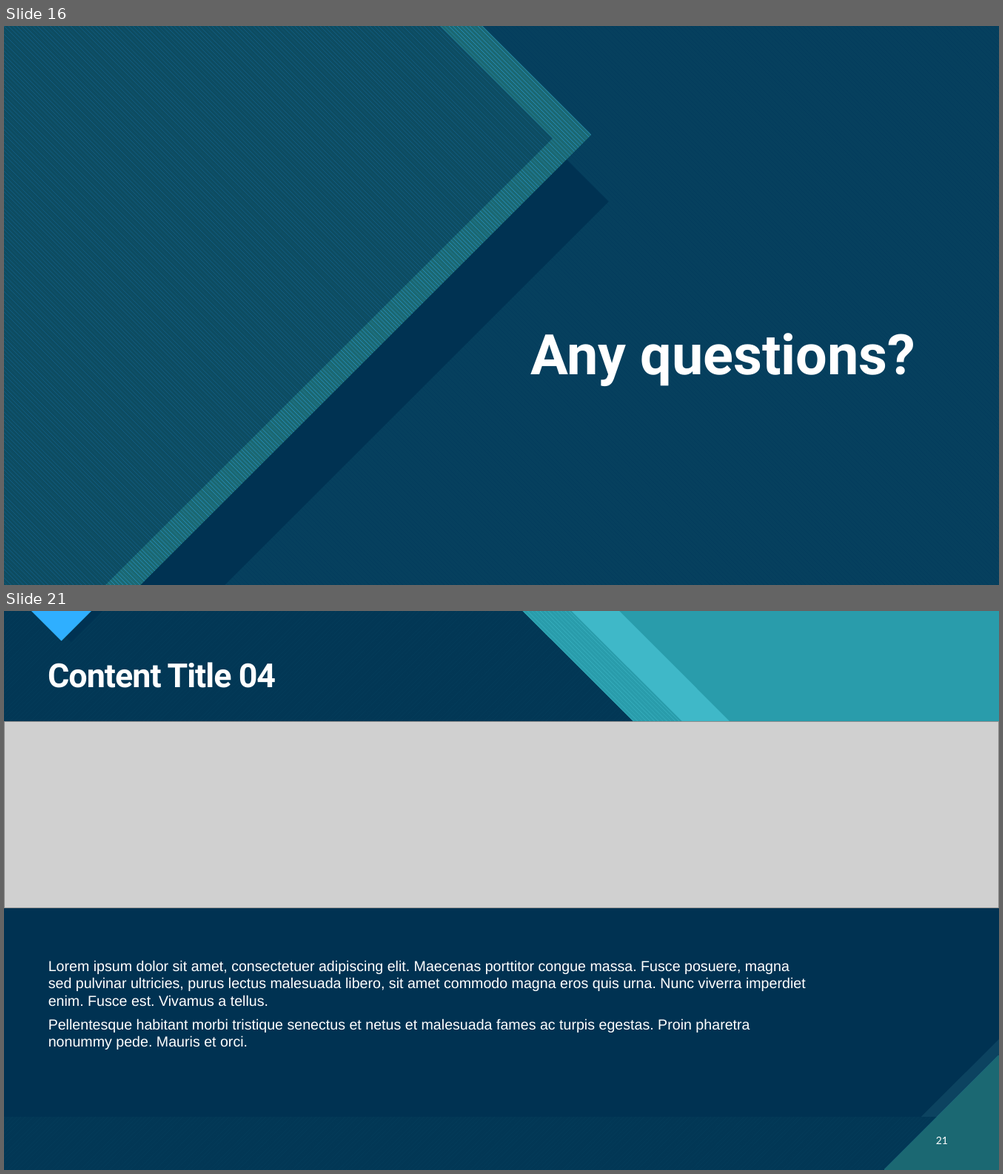
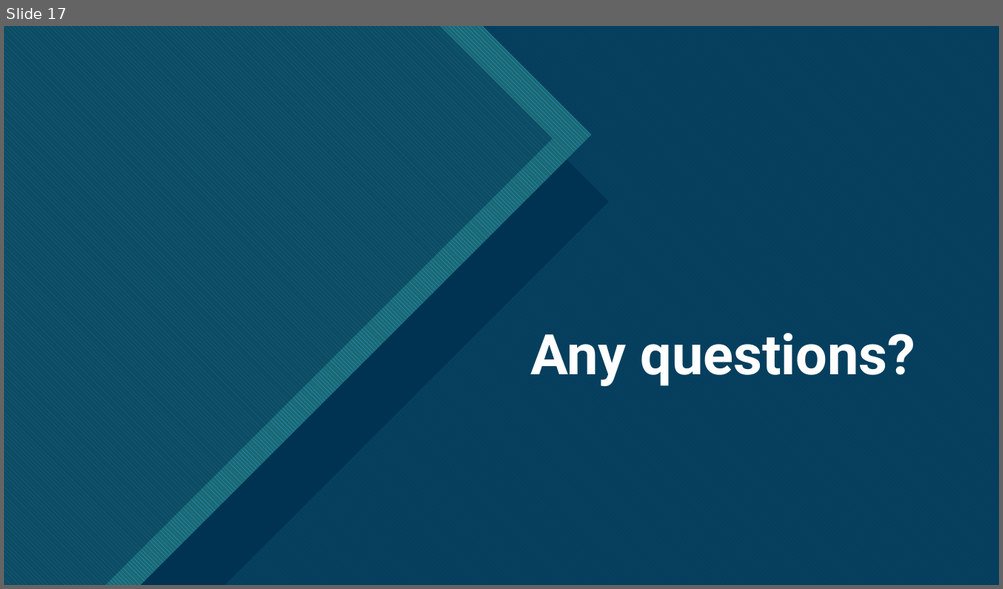
Before and after one commit to joshua-bouv/whiteboard, a slide deck: docs/oral_presentation.pptx. Shown one above the other, each under a label of ours: slides 16 and 21 before the commit, slide 17 after it; the slides between them are not shown. The pictures are 1003x1174 and 1003x589 pixels, drawn with LibreOffice and Linux fonts; fonts in the diff are those of the drawing; grey boxes stand for pictures. Boxes give left, top, right and bottom in pixels: in the first picture for what was removed or moved away, otherwise in the second. Text is boxed around its words. In the diff, an @@ line names an element or a change of style, - is before the commit and + after.

```diff
--- a/docs/oral_presentation.pptx
+++ b/docs/oral_presentation.pptx
@@ slide 21 removed at <box>4,611,999,1170</box>, background #47C3D3; not listed: 13 template elements that a slide beside it also shows @@
@@ rectangle removed at <box>4,611,999,1170</box> @@
@@ rectangle removed at <box>4,611,999,1170</box> @@
@@ freeform shape removed at <box>4,611,999,1170</box> @@
@@ freeform shape removed at <box>4,611,999,1170</box> @@
@@ freeform shape removed at <box>4,611,999,1170</box> @@
@@ title removed at <box>48,662,276,688</box> @@
-Content Title 04
@@ picture removed at <box>4,721,999,908</box> @@
@@ text removed at <box>48,960,805,1050</box> @@
-Lorem ipsum dolor sit amet, consectetuer adipiscing elit. Maecenas porttitor congue massa. Fusce posuere, magna sed pulvinar ultricies, purus lectus malesuada libero, sit amet commodo magna eros quis urna. Nunc viverra imperdiet enim. Fusce est. Vivamus a tellus.
-Pellentesque habitant morbi tristique senectus et netus et malesuada fames ac turpis egestas. Proin pharetra nonummy pede. Mauris et orci.
@@ page number removed at <box>936,1137,948,1145</box> @@
-21
@@ what was slide 16 is now slide 17 @@
```
Also in this commit, not shown: 5 slides changed, 1 slide added, 6 other slides removed.
